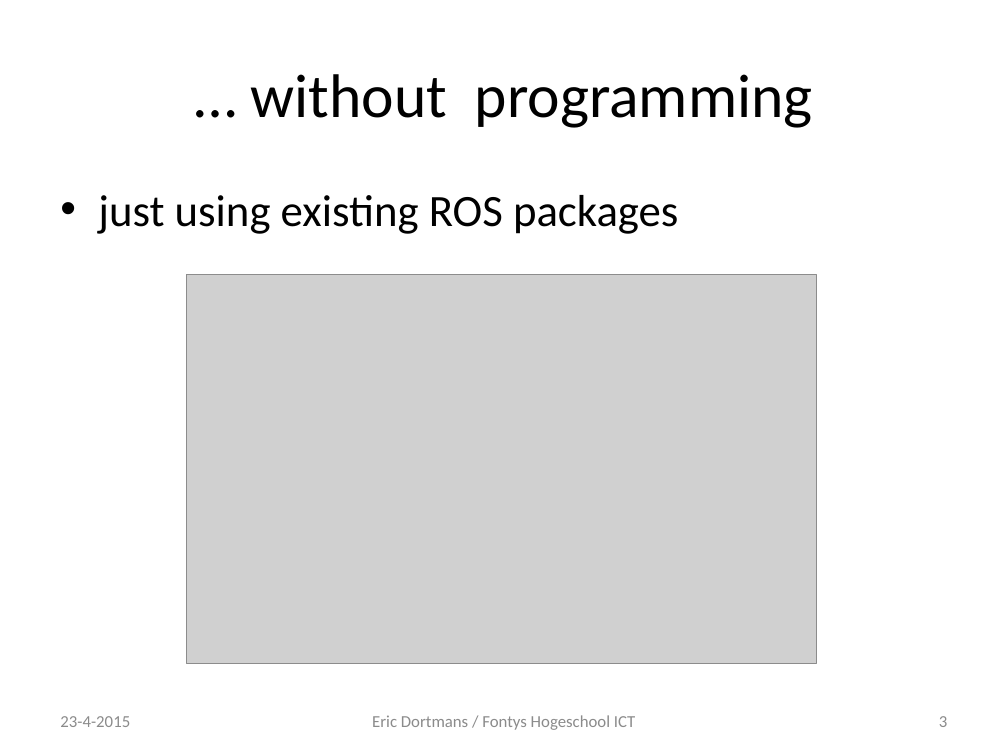
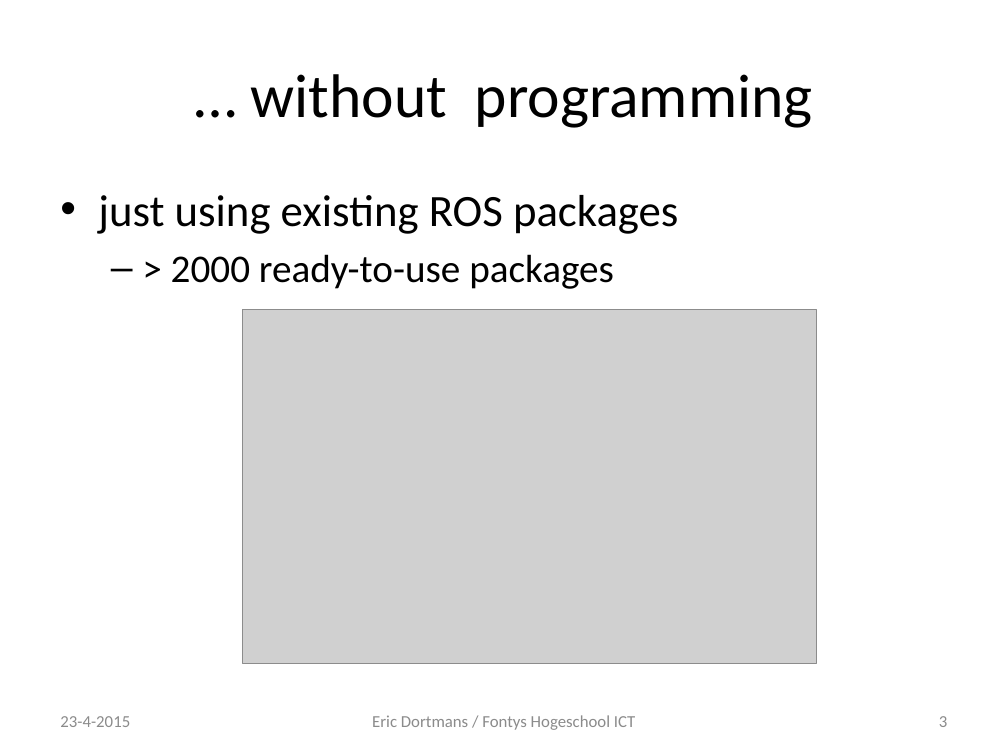
Before and after one commit to dortmans/ros_workshop, a slide deck: slide 3 of deel1.pptx. Drawn at 1008x756 pixels with LibreOffice and Linux fonts; fonts in the diff are those of the drawing; grey boxes stand for pictures. Boxes give left, top, right and bottom in pixels: in the first picture for what was removed or moved away, otherwise in the second. Text is boxed around its words. In the diff, an @@ line names an element or a change of style, - is before the commit and + after.

```diff
--- a/deel1.pptx
+++ b/deel1.pptx
@@ text at [171,254,614,289]: paragraph added @@
+  – > 2000 ready-to-use packages
@@ picture: place and size @@
-picture at [186,275,816,663]
+picture at [242,309,816,663]
```
Also in this commit, not shown: 10 other slides changed, 1 slide added, 6 slides removed.
